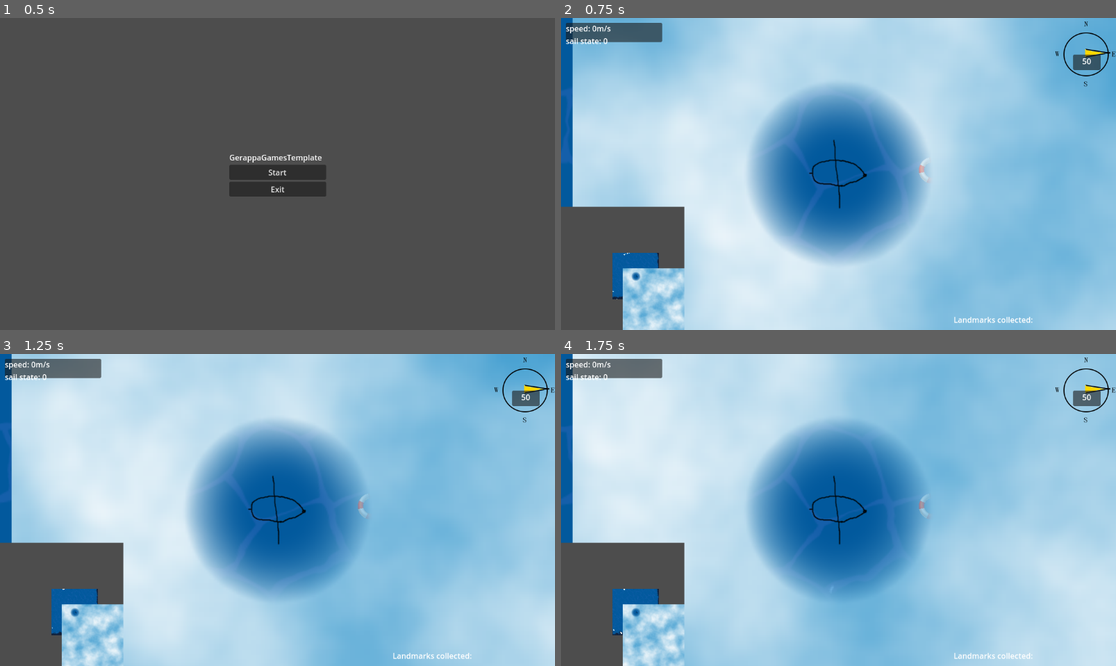
Above: before the commit, frames 1-4 (two rows, left to right).
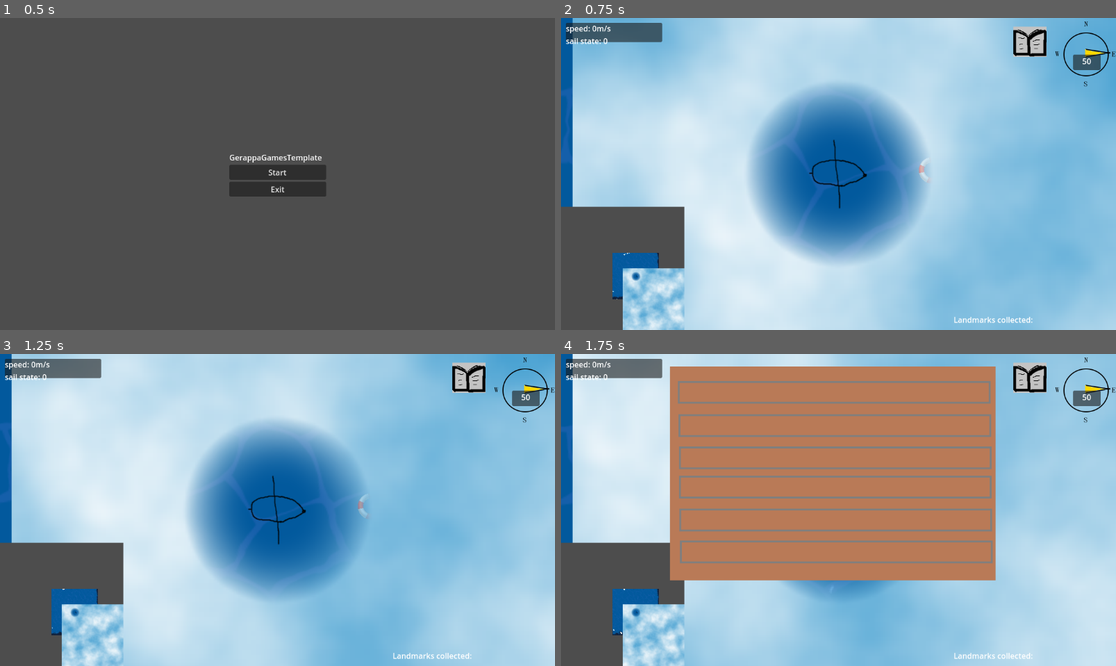
Above: after the commit, the same moments.

Repository: danigeri/AnchorAndAlmanac
Game: Godot game, scene res://Intro/intro.tscn
Two runs of this game, one before a commit and one after it. Both use one fixed random seed, a clock stepped at 60 frames per second and the inputs below. Video files are missing from this copy of the repository; at most half a second of black plays in their place.
Inputs (mouse positions are in pixels of both pictures, inside the frame that each line leads up to):
- Up to frame 1 (0.5 s): no input
- Up to frame 2 (0.75 s): click "Start" at 0.5 s
- Up to frame 3 (1.25 s): no input
- Up to frame 4 (1.75 s): click (1032, 378) at 1.27 s

Frame 1 is identical in both runs. In frame 2, 0.6% of the frame differs, in the area x 81-88%, y 2-13%; in frame 3, 0.6%; in frame 4, 41%, in the area x 19-88%, y 2-73%.

Commit message:
questlog added

Diff:
--- /dev/null
+++ b/Questlog/Questlog.tscn
@@ -0,0 +1,41 @@
+[gd_scene load_steps=4 format=3 uid="uid://b1vpe7qknj640"]
+
+[ext_resource type="Texture2D" uid="uid://c27qcea7m4fe3" path="res://Questlog/temp_questlog_background.png" id="1_jsbvd"]
+[ext_resource type="Script" uid="uid://du4mqeob0p2ak" path="res://Questlog/questlog.gd" id="1_t2jcq"]
+[ext_resource type="Texture2D" uid="uid://baotbgcylycam" path="res://Questlog/quest_text.png" id="2_t2jcq"]
+
+[node name="Questlog" type="Node2D"]
+script = ExtResource("1_t2jcq")
+
+[node name="QuestlogBackground" type="Sprite2D" parent="."]
+texture = ExtResource("1_jsbvd")
+
+[node name="QuestlogItem" type="Sprite2D" parent="."]
+visible = false
+position = Vector2(3, -222)
+texture = ExtResource("2_t2jcq")
+
+[node name="QuestlogItem2" type="Sprite2D" parent="."]
+visible = false
+position = Vector2(7, -130)
+texture = ExtResource("2_t2jcq")
+
+[node name="QuestlogItem3" type="Sprite2D" parent="."]
+visible = false
+position = Vector2(8, -42)
+texture = ExtResource("2_t2jcq")
+
+[node name="QuestlogItem4" type="Sprite2D" parent="."]
+visible = false
+position = Vector2(7, 34)
+texture = ExtResource("2_t2jcq")
+
+[node name="QuestlogItem5" type="Sprite2D" parent="."]
+visible = false
+position = Vector2(6, 125)
+texture = ExtResource("2_t2jcq")
+
+[node name="QuestlogItem6" type="Sprite2D" parent="."]
+visible = false
+position = Vector2(8, 215)
+texture = ExtResource("2_t2jcq")
--- /dev/null
+++ b/Questlog/questlog.gd
@@ -0,0 +1,27 @@
+extends Node2D
+
+@onready var questlog_item: Sprite2D = $QuestlogItem
+@onready var questlog_item_2: Sprite2D = $QuestlogItem2
+@onready var questlog_item_3: Sprite2D = $QuestlogItem3
+@onready var questlog_item_4: Sprite2D = $QuestlogItem4
+@onready var questlog_item_5: Sprite2D = $QuestlogItem5
+@onready var questlog_item_6: Sprite2D = $QuestlogItem6
+
+func _ready() -> void:
+	Globals.checkpoint_collected.connect(show_questlog_item)
+
+func show_questlog_item(checkpoint_number: int) -> void:
+	print(checkpoint_number)
+	match checkpoint_number:
+		0:
+			questlog_item.show()
+		1:
+			questlog_item_2.show()
+		2:
+			questlog_item_3.show()
+		3:
+			questlog_item_4.show()
+		4:
+			questlog_item_5.show()
+		5:
+			questlog_item_6.show()
--- a/UI/UI.tscn
+++ b/UI/UI.tscn
@@ -1,8 +1,10 @@
-[gd_scene load_steps=4 format=3 uid="uid://675p0otu3tys"]
+[gd_scene load_steps=6 format=3 uid="uid://675p0otu3tys"]
 
 [ext_resource type="Script" uid="uid://bdhfe81q16ew7" path="res://UI/ui.gd" id="1_qui0h"]
 [ext_resource type="PackedScene" uid="uid://o8or5o3p05wo" path="res://WindMeter/wind_meter.tscn" id="3_0mc3e"]
+[ext_resource type="Texture2D" uid="uid://drhjoreit125a" path="res://UI/temp-quest-book.png" id="3_f1fl4"]
 [ext_resource type="PackedScene" uid="uid://br2d7secgwnnl" path="res://Minimap/Minimap.tscn" id="4_2n5f6"]
+[ext_resource type="PackedScene" uid="uid://b1vpe7qknj640" path="res://Questlog/Questlog.tscn" id="4_e707p"]
 
 [node name="UI" type="CanvasLayer"]
 script = ExtResource("1_qui0h")
@@ -47,5 +49,22 @@
 offset_bottom = 638.0
 text = "Landmarks collected:"
 
+[node name="QuestlogButton" type="TextureButton" parent="UserInterface"]
+process_mode = 3
+layout_mode = 0
+offset_left = 939.0
+offset_top = 18.0
+offset_right = 1008.0
+offset_bottom = 81.0
+texture_normal = ExtResource("3_f1fl4")
+
+[node name="Questlog" parent="." instance=ExtResource("4_e707p")]
+visible = false
+z_index = 99
+position = Vector2(564, 248)
+scale = Vector2(0.76, 0.76)
+
 [node name="Minimap" parent="." instance=ExtResource("4_2n5f6")]
-position = Vector2(4, 0)
+position = Vector2(60, -4)
+
+[connection signal="pressed" from="UserInterface/QuestlogButton" to="." method="_on_questlog_button_pressed"]
--- a/UI/ui.gd
+++ b/UI/ui.gd
@@ -4,11 +4,11 @@
 var _sail_state: int = 0
 @onready var checkpoint_counter: Label = $UserInterface/CheckpointCounter
 @onready var debug_label: Label = $UserInterface/DebugPanel/MarginContainer/VBoxContainer/DebugLabel
+@onready var questlog: Node2D = $Questlog
 
 
 func _ready() -> void:
 	Globals.checkpoint_collected.connect(_on_checkpoint_collected)
-
 
 func _on_checkpoint_collected(_type: int) -> void:
 	## temp code to show collected checkpoints on the UI
@@ -34,3 +34,8 @@
 func update_text() -> void:
 	if debug_label:
 		debug_label.text = ("speed: %.1f m/s\nsail state: %d" % [_speed_mps, _sail_state])
+
+
+func _on_questlog_button_pressed() -> void:
+	questlog.visible = !questlog.visible
+	get_tree().paused = questlog.visible
Binary file added: Questlog/quest_text.png
Not shown, added: Questlog/quest_text.png.import
Not shown, added: Questlog/questlog.gd.uid
Binary file added: Questlog/temp_questlog_background.png
Not shown, added: Questlog/temp_questlog_background.png.import
Binary file added: UI/temp-quest-book.png
Not shown, added: UI/temp-quest-book.png.import
